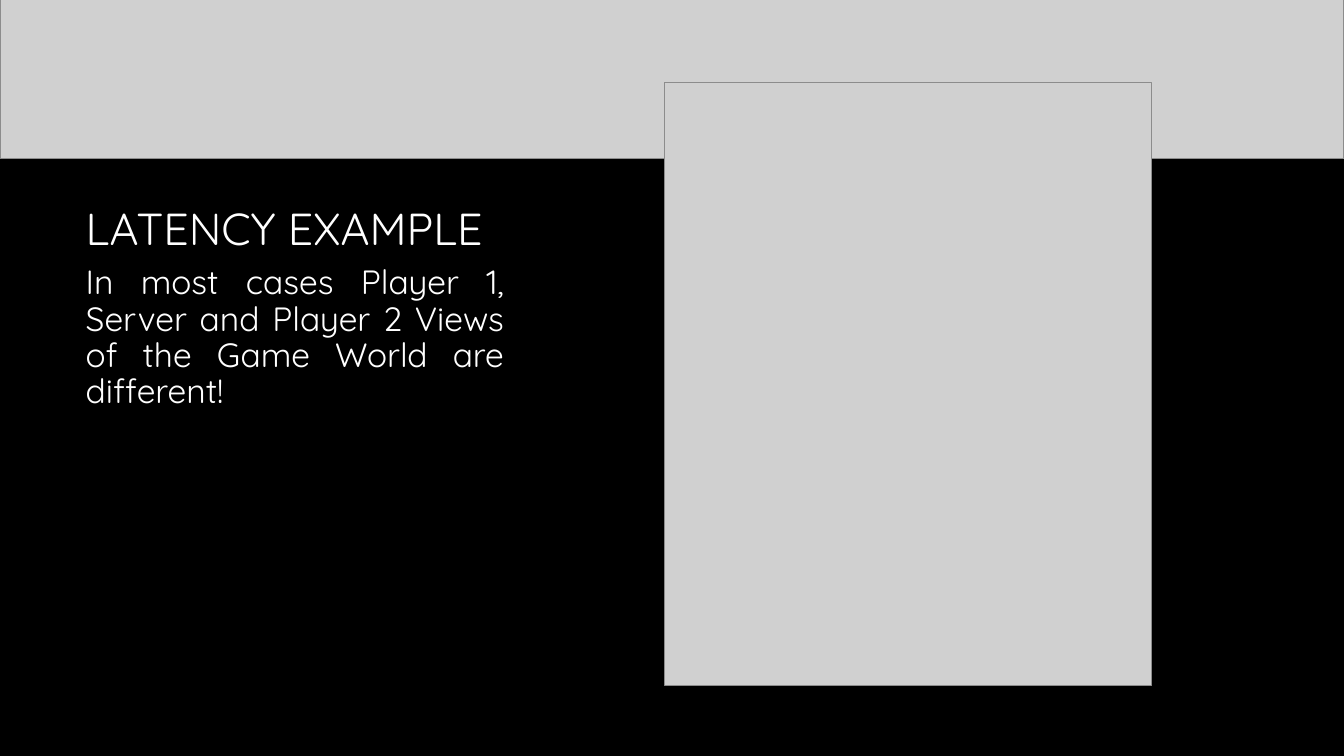
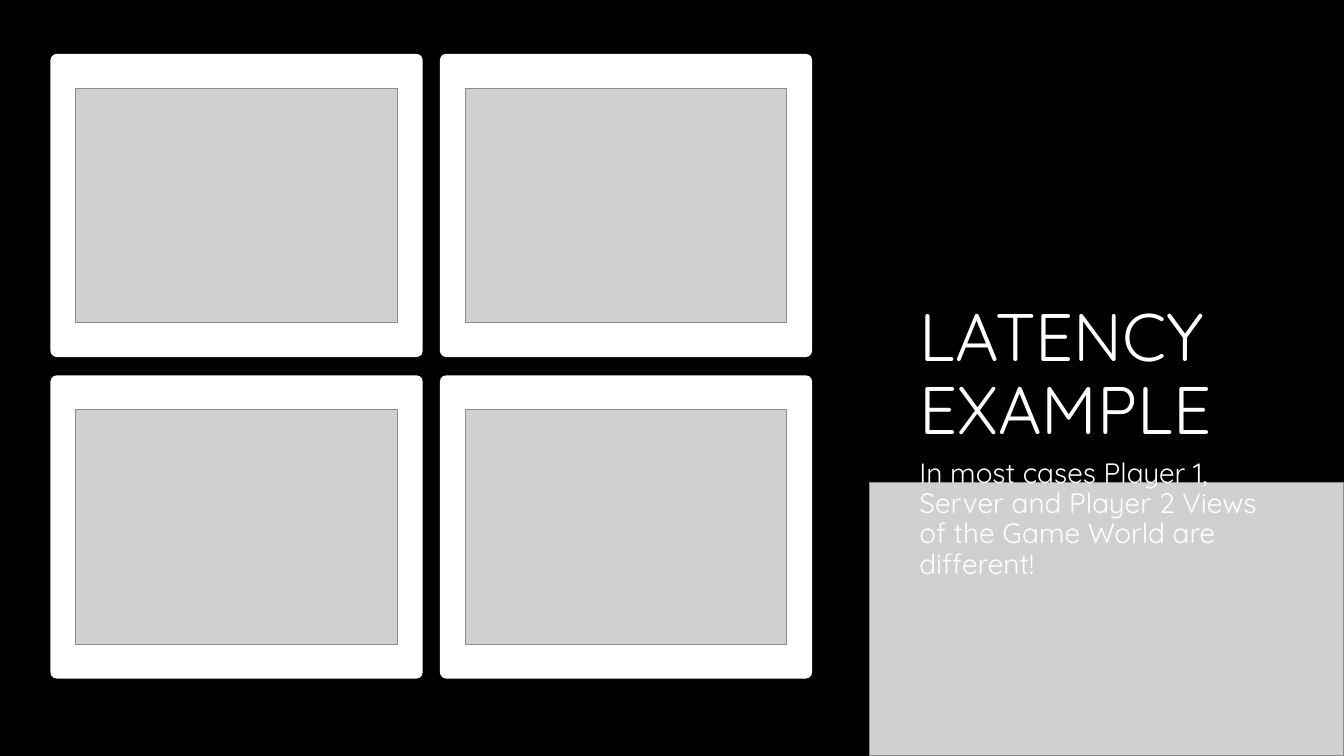
Before and after one commit to KDSBest/MIGS2017, a slide deck: slide 14 of Presentation/Developing Real-Time multiplayer games.pptx. Drawn at 1344x756 pixels with LibreOffice and Linux fonts; fonts in the diff are those of the drawing; grey boxes stand for pictures; background and template pictures are left out. Boxes give left, top, right and bottom in pixels: in the first picture for what was removed or moved away, otherwise in the second. Text is boxed around its words. In the diff, an @@ line names an element or a change of style, - is before the commit and + after.

```diff
--- a/Presentation/Developing Real-Time multiplayer games.pptx
+++ b/Presentation/Developing Real-Time multiplayer games.pptx
@@ rectangle added at [0, 0, 1344, 756], fill #000000 @@
@@ rounded rectangle added at [50, 53, 422, 357], fill #FFFFFF @@
@@ rounded rectangle added at [440, 53, 812, 357], fill #FFFFFF @@
@@ picture added at [76, 88, 397, 323] @@
@@ picture added at [466, 88, 787, 323] @@
@@ picture removed at [664, 83, 1151, 686] @@
@@ title "LATENCY EXAMPLE": place and size @@
-title "LATENCY EXAMPLE" at [86, 213, 483, 246]
+title "LATENCY EXAMPLE" at [919, 313, 1211, 435]
@@ title "LATENCY EXAMPLE" at [919, 313, 1211, 435]: size 32 to 48 pt @@
@@ rounded rectangle added at [50, 375, 422, 679], fill #FFFFFF @@
@@ rounded rectangle added at [440, 375, 812, 679], fill #FFFFFF @@
@@ picture added at [76, 409, 397, 644] @@
@@ picture added at [466, 409, 787, 644] @@
@@ text "In most cases Player 1, ...": place and size @@
-text "In most cases Player 1, ..." at [86, 269, 504, 404]
+text "In most cases Player 1, ..." at [919, 462, 1256, 574]
@@ text "In most cases Player 1, ..." at [919, 462, 1256, 574]: size 24 to 20 pt; alignment justified to left @@
@@ picture added at [0, 482, 1344, 756] @@
@@ picture added at [869, 482, 1344, 756] @@
```
Also in this commit, not shown: 7 other slides changed, 1 slide added.
